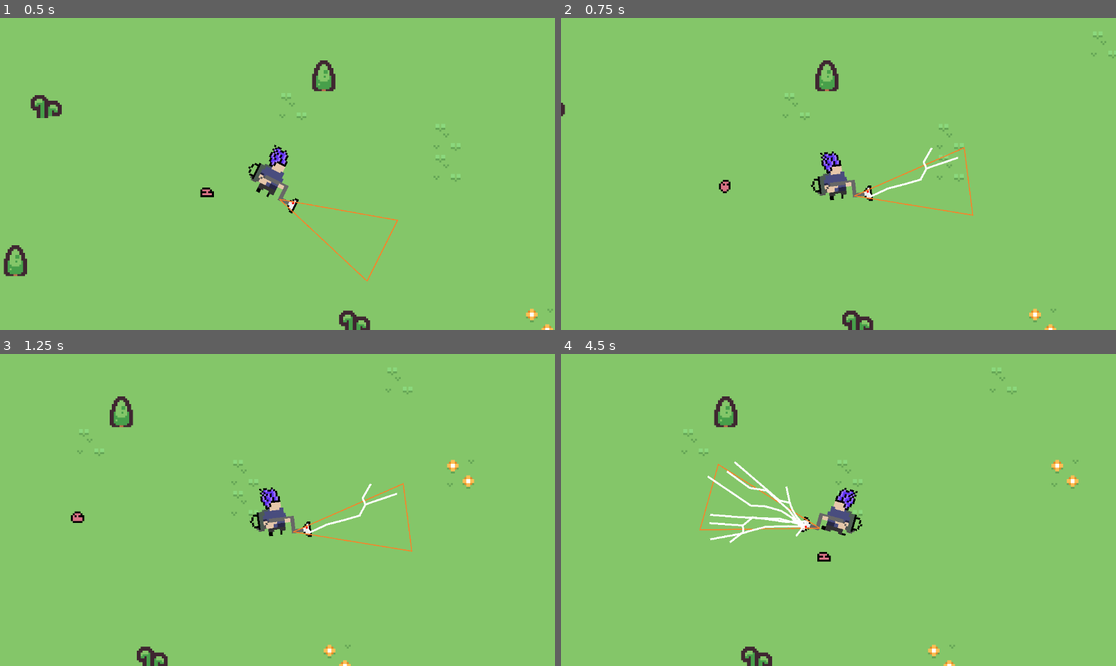
Above: before the commit, frames 1-4 (two rows, left to right).
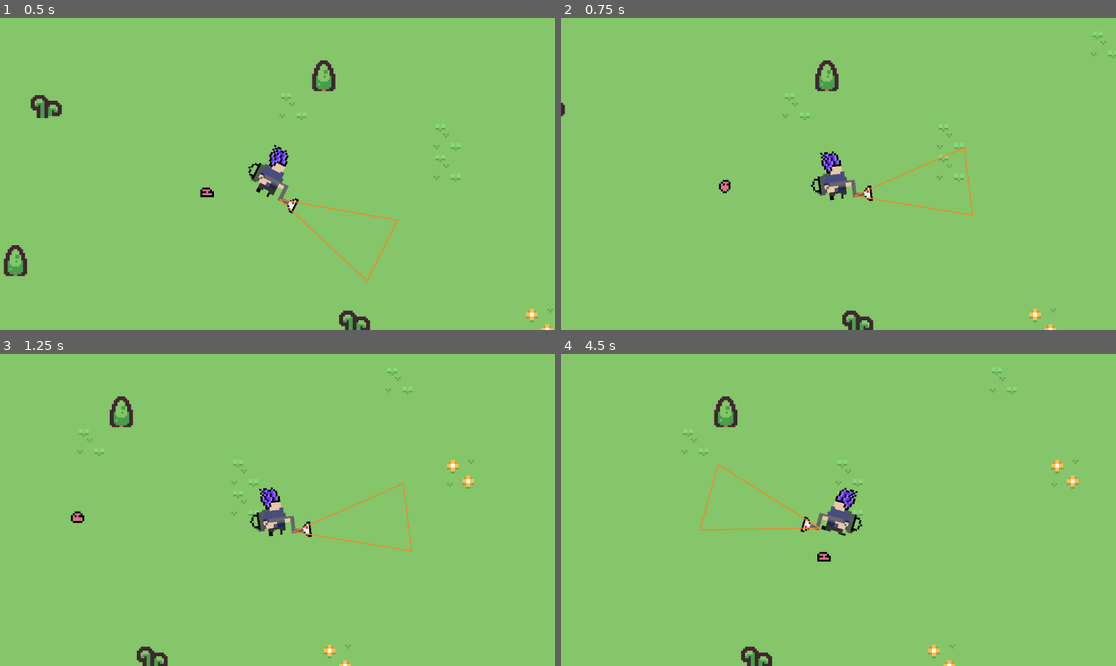
Above: after the commit, the same moments.

Repository: VMormoris/tinycreatures
Game: Godot game, scene res://Scenes/MainScene.tscn
Two runs of this game, one before a commit and one after it. Both use one fixed random seed, a clock stepped at 60 frames per second and the inputs below.
Inputs (mouse positions are in pixels of both pictures, inside the frame that each line leads up to):
- Up to frame 1 (0.5 s): no input
- Up to frame 2 (0.75 s): move the mouse to (960, 158) at 0.52 s; press the mouse at (960, 158) at 0.53 s; hold D (Right) from 0.53 s (still down)
- Up to frame 3 (1.25 s): keep holding D (Right)
- Up to frame 4 (4.5 s): move the mouse to (727, 525) at 1.27 s; release D (Right) at 1.28 s; release the mouse at (727, 525) at 1.28 s; hold S (Down) 1.28-2.03 s; click (727, 525) at 1.35 s; move the mouse to (894, 441) at 2.02 s; press the mouse at (894, 441) at 2.03 s; hold D (Right) 2.03-2.78 s; move the mouse to (810, 572) at 2.77 s; release the mouse at (810, 572) at 2.78 s; hold W (Up) 2.78-3.53 s; click (810, 572) at 2.85 s; move the mouse to (1005, 556) at 3.52 s; press the mouse at (1005, 556) at 3.53 s; hold A (Left) from 3.53 s (still down); move the mouse to (672, 463) at 4.27 s; release the mouse at (672, 463) at 4.28 s; click (672, 463) at 4.35 s

Frame 1 is identical in both runs. In frame 2, 0.2% of the frame differs, in the area x 55-72%, y 41-58%; in frame 3, 0.2%; in frame 4, 0.8%, in the area x 26-45%, y 34-61%.

Commit message:
Lighting without hitbox

Diff:
--- a/Nodes/Lighting.tscn
+++ b/Nodes/Lighting.tscn
@@ -1,9 +1,58 @@
-[gd_scene load_steps=2 format=3 uid="uid://b35avikr04ech"]
+[gd_scene load_steps=5 format=3 uid="uid://b35avikr04ech"]
 
-[ext_resource type="Script" path="res://LightingController.gd" id="1_6exfw"]
+[ext_resource type="Script" path="res://Scripts/LightingController.gd" id="1_6exfw"]
+
+[sub_resource type="Animation" id="Animation_m5t01"]
+resource_name = "Fade"
+length = 0.25
+tracks/0/type = "value"
+tracks/0/imported = false
+tracks/0/enabled = true
+tracks/0/path = NodePath(".:default_color")
+tracks/0/interp = 1
+tracks/0/loop_wrap = true
+tracks/0/keys = {
+"times": PackedFloat32Array(0, 0.233333),
+"transitions": PackedFloat32Array(1, 1),
+"update": 0,
+"values": [Color(0, 0, 0, 0), Color(1, 1, 1, 1)]
+}
+
+[sub_resource type="Animation" id="Animation_o17kt"]
+length = 0.001
+tracks/0/type = "value"
+tracks/0/imported = false
+tracks/0/enabled = true
+tracks/0/path = NodePath(".:default_color")
+tracks/0/interp = 1
+tracks/0/loop_wrap = true
+tracks/0/keys = {
+"times": PackedFloat32Array(0),
+"transitions": PackedFloat32Array(1),
+"update": 0,
+"values": [Color(1, 1, 1, 1)]
+}
+
+[sub_resource type="AnimationLibrary" id="AnimationLibrary_u410n"]
+_data = {
+"Fade": SubResource("Animation_m5t01"),
+"RESET": SubResource("Animation_o17kt")
+}
 
 [node name="Lighting" type="Line2D"]
 width = 1.0
 script = ExtResource("1_6exfw")
 
 [node name="AnimationPlayer" type="AnimationPlayer" parent="."]
+libraries = {
+"": SubResource("AnimationLibrary_u410n")
+}
+autoplay = "Fade"
+
+[node name="Timer" type="Timer" parent="."]
+process_callback = 0
+wait_time = 0.5
+one_shot = true
+autostart = true
+
+[connection signal="timeout" from="Timer" to="." method="_on_timer_timeout"]
--- a/Nodes/LightingGenerator.tscn
+++ b/Nodes/LightingGenerator.tscn
@@ -1,6 +1,6 @@
 [gd_scene load_steps=2 format=3 uid="uid://b2is6y0wc05m0"]
 
-[ext_resource type="Script" path="res://LightingGenerator.gd" id="1_dcy2y"]
+[ext_resource type="Script" path="res://Scripts/LightingGenerator.gd" id="1_dcy2y"]
 
 [node name="LightingGenerator" type="Node2D"]
 script = ExtResource("1_dcy2y")
--- a/Nodes/Player.tscn
+++ b/Nodes/Player.tscn
@@ -100,6 +100,7 @@
 autoplay = "Running"
 
 [node name="Backpack" type="Node2D" parent="."]
+unique_name_in_owner = true
 script = ExtResource("4_3n0o5")
 
 [node name="Sprite2D" type="Sprite2D" parent="Backpack"]
--- a/Scripts/BackpackController.gd
+++ b/Scripts/BackpackController.gd
@@ -54,7 +54,7 @@
 	ammo = clampi(ammo, 0, 11)
 	magazine.push_back(color)
 
-func remove_ammo() -> void:
+func remove_ammo() -> Color:
 	ammo -= 1
 	ammo = clampi(ammo, 0, 11)
-	magazine.pop_front()
+	return magazine.pop_front()
--- a/LightingController.gd
+++ b/Scripts/LightingController.gd
@@ -6,10 +6,8 @@
 
 @onready var ap: AnimationPlayer = $AnimationPlayer
 
+
 func create(start: Vector2, end: Vector2, diff: Vector2) -> void:
-	print("Creating at: [", start.x, ", ", start.y, "]")
-	print("With endpoint: [", end.x, ", ", end.y, "]")
-
 	add_point(start)
 	add_point(end)
 
@@ -36,3 +34,6 @@
 
 		var offset = ((get_point_position(idx) + get_point_position(idx - 1)) / 2) + normal * randf_range(-sway, sway)
 		set_point_position(idx, offset)
+
+func _on_timer_timeout() -> void:
+	queue_free()
--- a/LightingGenerator.gd
+++ b/Scripts/LightingGenerator.gd
@@ -5,6 +5,8 @@
 @export var fork_count: int = 1
 @export var fork_offset = 300
 @export var length_offset = 1
+
+@onready var backpack = %Backpack
 
 var lighting: PackedScene = preload("res://Nodes/Lighting.tscn")
 var diff: Vector2
@@ -16,33 +18,35 @@
 
 # Called every frame. 'delta' is the elapsed time since the previous frame.
 func _process(delta: float) -> void:
-	if Input.is_action_just_pressed("Shoot"):
-		create_lighting()
+	if Input.is_action_just_pressed("Shoot") and backpack.ammo > 0:
+		create_lighting(backpack.remove_ammo())
 
-func create_lighting() -> void:
+func create_lighting(color: Color) -> void:
 	forks.clear()
 	for fork in range(0, fork_count):
 		var lighting_instance: Line2D = lighting.instantiate()
+		lighting_instance.modulate = color
 		target = find_target()
 		diff = target - position
 		if make_sub_forks:
-			sub_fork_count = diff.length() / 40
-			sub_fork_size = diff.length() / 5
+			sub_fork_count = diff.length() / 10
+			sub_fork_size = diff.length() / 3
 
 		normal = Vector2(diff.y, -diff.x).normalized()
 		lighting_instance.create(position, target, diff)
 		lighting_instance.sway_points(normal)
 		add_child(lighting_instance)
 		await get_tree().process_frame
-		# lighting_instance.ap.play("Fade")
+		lighting_instance.ap.play("Fade")
 		forks.append(lighting_instance)
 		if sub_fork_count > 0:
 			for sub_fork in range(0, sub_fork_count):
 				var picked_fork: Line2D = forks[randi_range(0, forks.size() - 1)]
-				sub_forkify(normal, picked_fork.get_point_position(randi_range(0, picked_fork.get_point_count() - 1)))
+				sub_forkify(normal, color, picked_fork.get_point_position(randi_range(0, picked_fork.get_point_count() - 1)))
 
-func sub_forkify(normal: Vector2, point: Vector2) -> void:
+func sub_forkify(normal: Vector2, color: Color, point: Vector2) -> void:
 	var lighting_instance: Line2D = lighting.instantiate()
+	lighting_instance.modulate = color
 	var sub_target: Vector2 = (point + normal * randi_range(-sub_fork_size, sub_fork_size)) + (target / 4) * randf()
 	var sub_diff_to = sub_target - point
 	var sub_normal: Vector2 = Vector2(sub_diff_to.y, -sub_diff_to.x).normalized()
@@ -50,7 +54,6 @@
 	lighting_instance.sway_points(sub_normal)
 	add_child(lighting_instance)
 	await get_tree().process_frame
-	# lighting_instance.ap.play("Fade")
 
 
 func find_target() -> Vector2:
